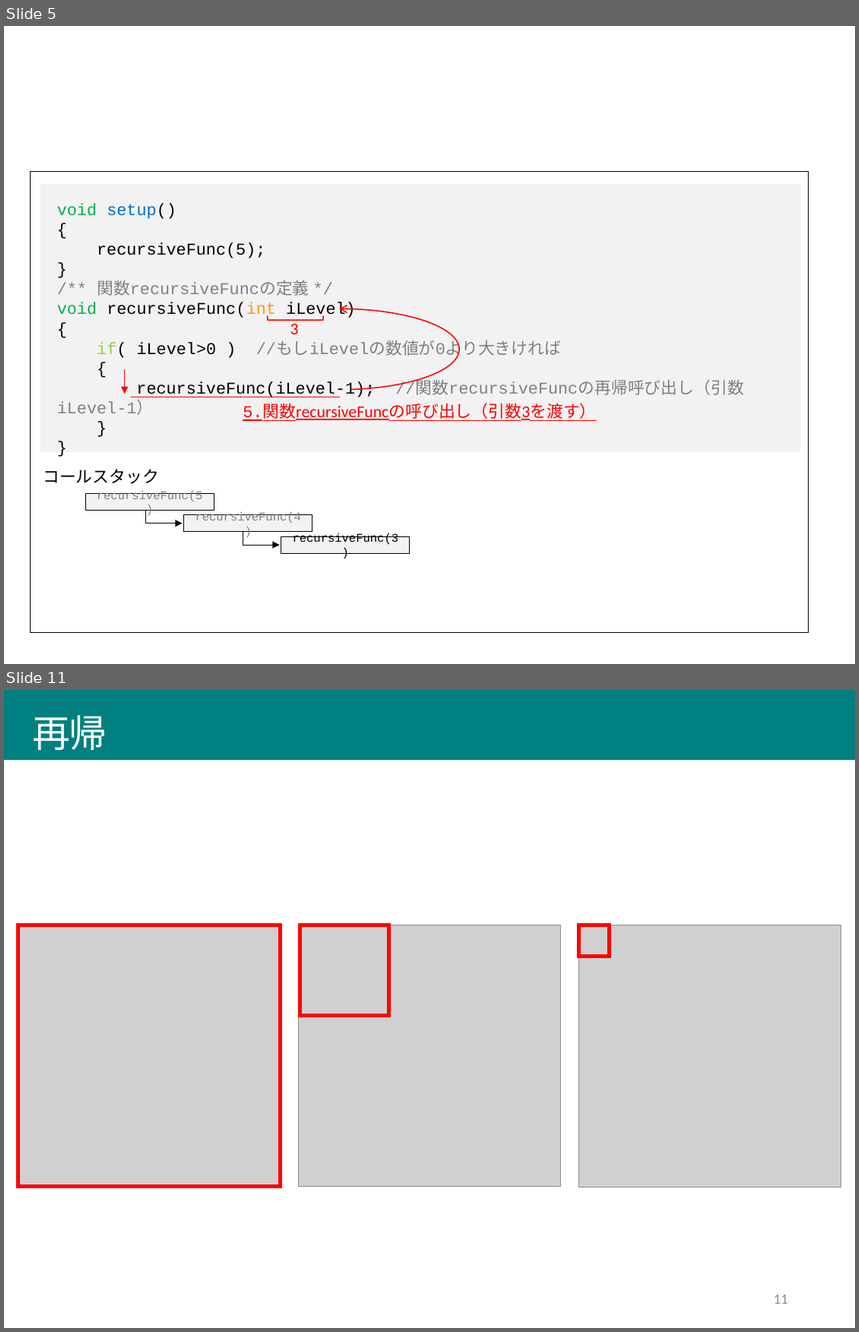
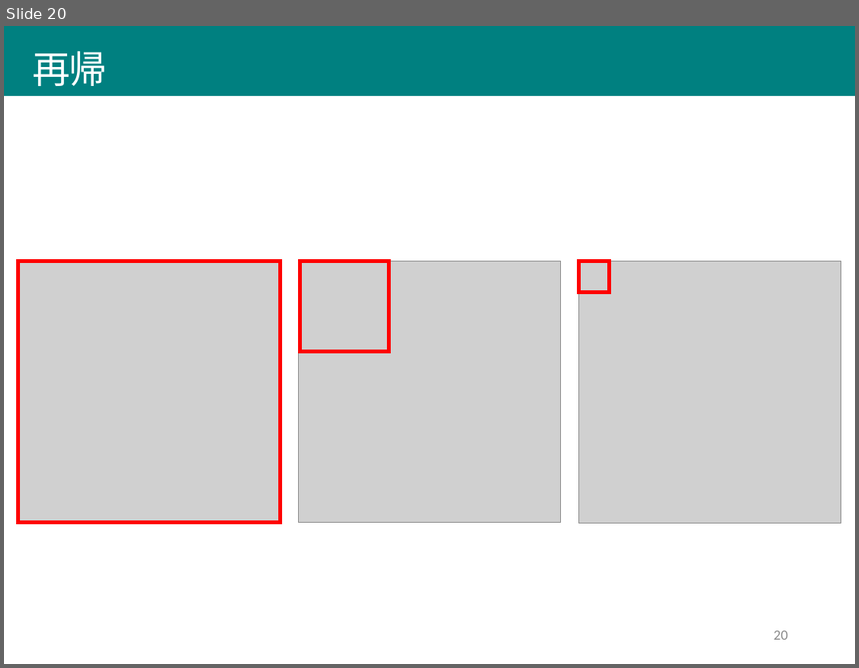
Before and after one commit to afukushimagit/afukushimagit.github.io, a slide deck: images/recursive/図素材.pptx. Shown one above the other, each under a label of ours: slides 5 and 11 before the commit, slide 20 after it; the slides between them are not shown. The pictures are 859x1332 and 859x668 pixels, drawn with LibreOffice and Linux fonts; fonts in the diff are those of the drawing; grey boxes stand for pictures. Boxes give left, top, right and bottom in pixels: in the first picture for what was removed or moved away, otherwise in the second. Text is boxed around its words. In the diff, an @@ line names an element or a change of style, - is before the commit and + after.

```diff
--- a/images/recursive/図素材.pptx
+++ b/images/recursive/図素材.pptx
@@ slide 5 removed at (4, 26, 855, 664), background #FFFFFF @@
@@ rectangle removed at (31, 172, 810, 633) @@
@@ rectangle removed at (40, 184, 800, 452) @@
@@ text removed at (57, 203, 743, 415) @@
-void setup()
-{
-recursiveFunc(5);
-}
-/** 関数recursiveFuncの定義 */
-void recursiveFunc(int iLevel)
-{
-if( iLevel>0 ) //もしiLevelの数値が0より大きければ
-{
-recursiveFunc(iLevel-1); //関数recursiveFuncの再帰呼び出し（引数iLevel-1）
-}
-}
@@ arc (boxed as its full ellipse) removed at (220, 309, 459, 389) @@
@@ left bracket removed at (268, 316, 324, 320) @@
@@ text removed at (291, 324, 299, 335) @@
-3
@@ arrow removed from (125, 370) to (125, 394) @@
@@ line removed from (131, 397) to (339, 397) @@
@@ text removed at (243, 406, 596, 421) @@
-5.関数recursiveFuncの呼び出し（引数3を渡す）
@@ text removed at (43, 469, 159, 484) @@
-コールスタック
@@ rectangle removed at (86, 493, 215, 510) @@
-recursiveFunc(5)
@@ elbow arrow removed from (146, 510) to (182, 524) @@
@@ rectangle removed at (183, 515, 312, 532) @@
-recursiveFunc(4)
@@ elbow arrow removed from (243, 531) to (280, 545) @@
@@ rectangle removed at (281, 537, 410, 553) @@
-recursiveFunc(3)
@@ what was slide 11 is now slide 20 @@
@@ page number at (774, 631, 788, 640): text changed @@
-11
+20
```
Also in this commit, not shown: 5 slides changed, 14 slides added, 4 other slides removed, 45 other files.
